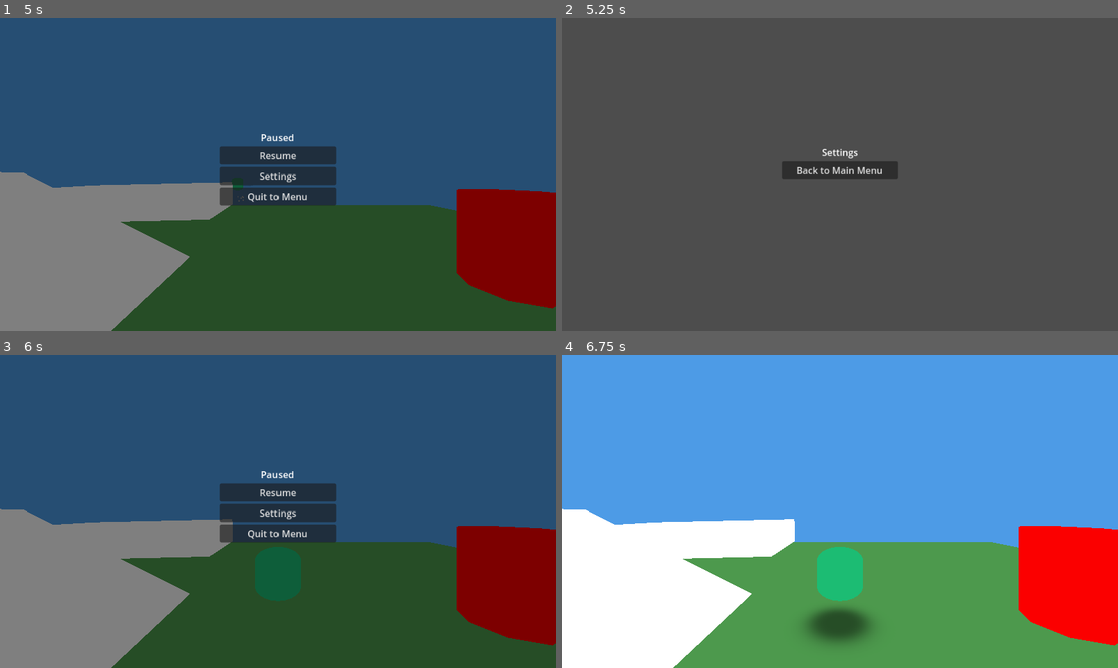
Above: before the commit, frames 1-4 (two rows, left to right).
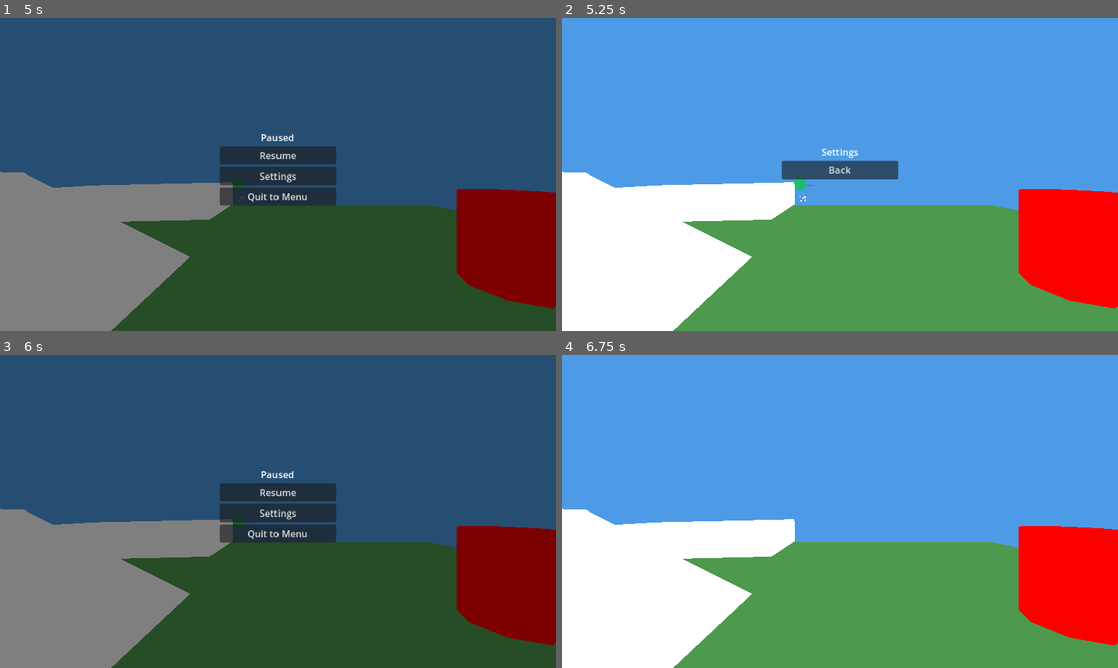
Above: after the commit, the same moments.

Repository: mcthaydt/cabaret-template
Game: Godot game, scene res://scenes/root.tscn
Two runs of this game, one before a commit and one after it. Both use one fixed random seed, a clock stepped at 60 frames per second and the inputs below.
Inputs (mouse positions are in pixels of both pictures, inside the frame that each line leads up to):
- Up to frame 1 (5 s): click "Play" at 0.5 s; tap Enter (ui_accept) at 1.25 s; move the mouse to (272, 180) at 1.27 s; hold W (move_forward) 1.28-3.53 s; tap E (interact) at 1.35 s; click (272, 180) at 1.42 s; tap Space (jump) at 1.52, 2.27, 3.77, 4.52 s; move the mouse to (316, 177) at 2.02 s; tap Shift (sprint) at 2.1 s; move the mouse to (233, 171) at 2.77 s; tap Alt at 2.85 s; move the mouse to (283, 174) at 3.52 s; hold A (move_left) 3.53-4.28 s; tap Ctrl at 3.6 s; click (283, 174) at 3.67 s; move the mouse to (255, 168) at 4.27 s; hold W (move_forward) from 4.28 s (still down); tap F at 4.35 s; tap Escape (pause) at 4.9 s
- Up to frame 2 (5.25 s): release W (move_forward) at 5 s; click "Settings" at 5 s
- Up to frame 3 (6 s): click "Back to Main Menu" (after the commit: "Back") at 5.75 s
- Up to frame 4 (6.75 s): click "Resume" at 6.5 s

Frame 1 is identical in both runs. In frame 2, 100% of the frame differs, in the area x 0-100%, y 0-100%; in frame 3, less than 0.1%; in frame 4, 2.4%.

Commit message:
Settings flow: replace pause overlay, keep physics paused - open_settings_from_pause(): pop pause overlay, push settings overlay - resume_from_settings(): pop settings overlay, push pause overlay - Adjust Settings Back to overlay context; update integration test

Diff:
--- a/scripts/managers/m_scene_manager.gd
+++ b/scripts/managers/m_scene_manager.gd
@@ -62,6 +62,7 @@
 ## Pending return info for settings opened from pause
 var _pending_return_scene_id: StringName = StringName("")
 var _pending_overlay_after_transition: StringName = StringName("")
+var _settings_opened_from_pause: bool = false
 
 ## Store subscription
 var _unsubscribe: Callable
@@ -543,25 +544,29 @@
 
 ## Open settings as a full scene when invoked from pause
 func open_settings_from_pause() -> void:
-	# Record current gameplay scene to return to later and remove pause overlay
-	_pending_return_scene_id = _current_scene_id
-	if _ui_overlay_stack != null and _ui_overlay_stack.get_child_count() > 0:
-		pop_overlay()
-
-	# Transition to settings scene
-	transition_to_scene(StringName("settings_menu"), "instant", Priority.HIGH)
+	# Replace pause overlay with settings overlay (do not unpause or change base scene)
+	_settings_opened_from_pause = true
+	if _ui_overlay_stack != null:
+		# Remove pause overlay if present
+		if _ui_overlay_stack.get_child_count() > 0:
+			pop_overlay()
+		# Push settings overlay
+		push_overlay(StringName("settings_menu"))
 
 ## Resume back to gameplay and re-open pause after leaving settings
 func resume_from_settings() -> void:
-	if _pending_return_scene_id.is_empty():
-		# Nothing to resume to; ignore
-		return
-
-	var target: StringName = _pending_return_scene_id
-	_pending_return_scene_id = StringName("")
-	# Schedule pause overlay to be restored after the transition completes
-	_pending_overlay_after_transition = StringName("pause_menu")
-	transition_to_scene(target, "instant", Priority.HIGH)
+	# If opened from pause, return to pause overlay
+	if _settings_opened_from_pause:
+		_settings_opened_from_pause = false
+		# Pop settings overlay and re-open pause overlay
+		if _ui_overlay_stack != null and _ui_overlay_stack.get_child_count() > 0:
+			pop_overlay()
+		push_overlay(StringName("pause_menu"))
+		return
+
+	# Otherwise use history or stay
+	if can_go_back():
+		go_back()
 
 ## Get current scene type (helper for input handler)
 func _get_current_scene_type() -> int:
--- a/scripts/ui/settings_menu.gd
+++ b/scripts/ui/settings_menu.gd
@@ -38,12 +38,20 @@
 	if _scene_manager == null:
 		return
 
-	# If we have a pending return to pause, ask Scene Manager to resume
+	# If overlay context, return to pause overlay explicitly
+	if _is_overlay and _scene_manager.has_method("push_overlay"):
+		# Pop settings overlay
+		if _scene_manager.has_method("pop_overlay"):
+			_scene_manager.pop_overlay()
+		# Re-open pause overlay
+		_scene_manager.push_overlay(StringName("pause_menu"))
+		return
+
+	# Otherwise use Scene Manager resume/back helpers
 	if _scene_manager.has_method("resume_from_settings"):
 		_scene_manager.resume_from_settings()
 		return
 
-	# Otherwise use UI history when available, falling back to main menu
 	if _scene_manager.has_method("can_go_back") and _scene_manager.can_go_back():
 		_scene_manager.go_back()
 	else:
--- a/tests/integration/scene_manager/test_pause_settings_flow.gd
+++ b/tests/integration/scene_manager/test_pause_settings_flow.gd
@@ -44,32 +44,33 @@
 
 	await get_tree().process_frame
 
-func test_settings_replaces_pause_and_returns_properly() -> void:
-	# Given: In gameplay scene with pause overlay visible
+func test_settings_replaces_pause_overlay_and_returns_to_pause() -> void:
+	# Given: In gameplay with pause overlay visible
 	_scene_manager.transition_to_scene(StringName("gameplay_base"), "instant", M_SCENE_MANAGER.Priority.HIGH)
 	await wait_physics_frames(5)
 	_scene_manager.push_overlay(StringName("pause_menu"))
 	await get_tree().process_frame
 	assert_eq(_ui_overlay_stack.get_child_count(), 1, "Pause overlay should be shown")
 
-	# When: Open settings from pause (should switch to settings scene and hide pause)
+	# When: Open settings from pause (replace overlay)
 	_scene_manager.open_settings_from_pause()
-	await wait_physics_frames(5)
+	await get_tree().process_frame
 
-	# Then: Overlay stack is empty, current_scene is settings_menu
-	assert_eq(_ui_overlay_stack.get_child_count(), 0, "Pause overlay should be removed while in settings")
-	var state: Dictionary = _state_store.get_state()
-	var scene_state: Dictionary = state.get("scene", {})
-	var current_scene: StringName = scene_state.get("current_scene_id", StringName(""))
-	assert_eq(current_scene, StringName("settings_menu"), "Should be in settings scene")
+	# Then: Still one overlay, and it should be settings_menu
+	assert_eq(_ui_overlay_stack.get_child_count(), 1, "Should still have one overlay (settings)")
+	# Verify the overlay has scene_id metadata set to settings_menu
+	var top := _ui_overlay_stack.get_child(_ui_overlay_stack.get_child_count() - 1)
+	assert_true(top.has_meta(StringName("_scene_manager_overlay_scene_id")), "Overlay should have scene_id metadata")
+	var sid: Variant = top.get_meta(StringName("_scene_manager_overlay_scene_id"))
+	assert_true(StringName(sid) == StringName("settings_menu"), "Top overlay should be settings_menu")
 
-	# When: Back from settings
+	# When: Return from settings
 	_scene_manager.resume_from_settings()
-	await wait_physics_frames(5)
+	await get_tree().process_frame
 
-	# Then: Back to gameplay and pause overlay restored
-	state = _state_store.get_state()
-	scene_state = state.get("scene", {})
-	current_scene = scene_state.get("current_scene_id", StringName(""))
-	assert_eq(current_scene, StringName("gameplay_base"), "Should return to gameplay scene")
-	assert_eq(_ui_overlay_stack.get_child_count(), 1, "Pause overlay should be restored after returning from settings")
+	# Then: Still one overlay, and it should be pause_menu
+	assert_eq(_ui_overlay_stack.get_child_count(), 1, "Should have pause overlay after returning")
+	top = _ui_overlay_stack.get_child(_ui_overlay_stack.get_child_count() - 1)
+	assert_true(top.has_meta(StringName("_scene_manager_overlay_scene_id")))
+	sid = top.get_meta(StringName("_scene_manager_overlay_scene_id"))
+	assert_true(StringName(sid) == StringName("pause_menu"), "Top overlay should be pause_menu")
